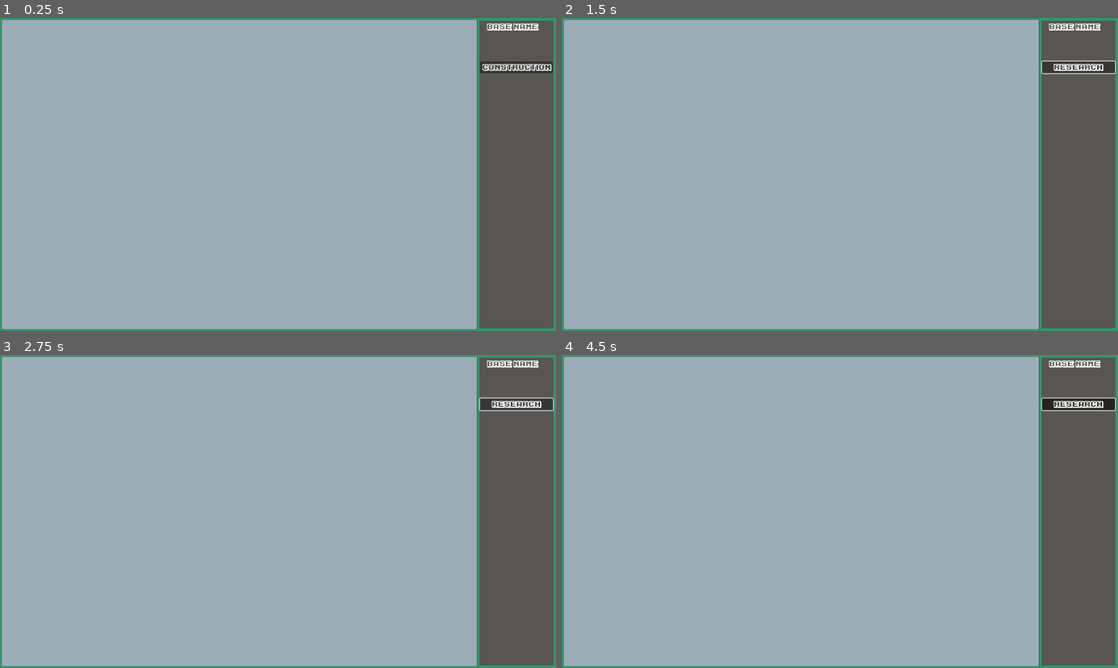
Above: before the commit, frames 1-4 (two rows, left to right).
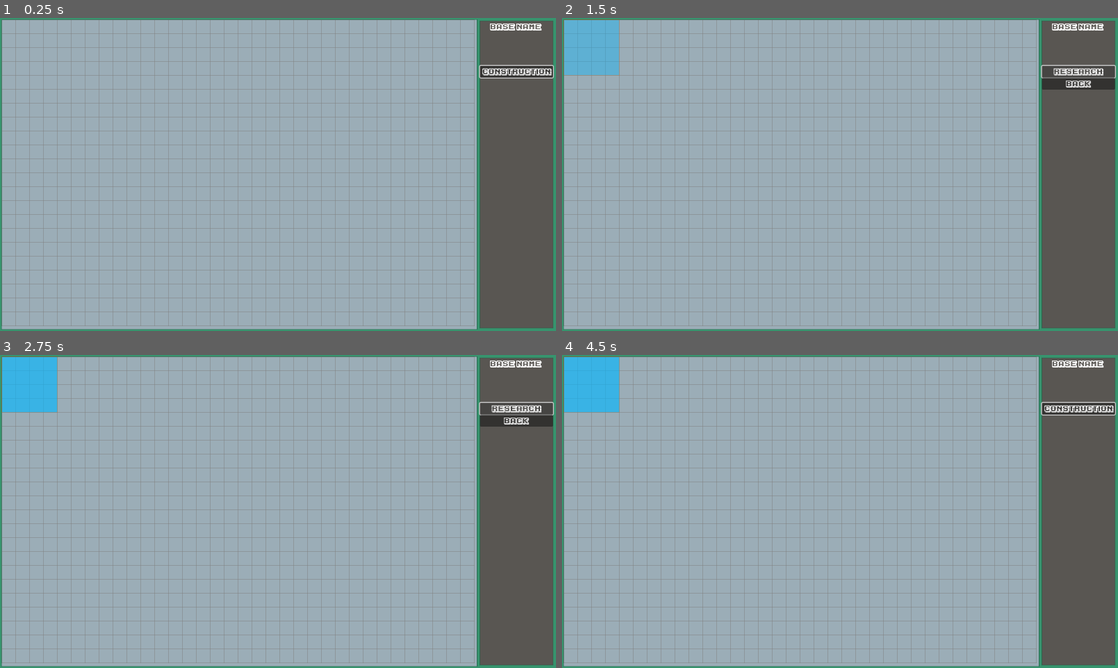
Above: after the commit, the same moments.

Repository: mmyumu/OVNI-godot
Game: Godot game, scene res://base/main.tscn
Two runs of this game, one before a commit and one after it. Both use one fixed random seed, a clock stepped at 60 frames per second and the inputs below. This scene is started directly instead of the project's main scene.
Inputs (mouse positions are in pixels of both pictures, inside the frame that each line leads up to):
- Up to frame 1 (0.25 s): no input
- Up to frame 2 (1.5 s): click "Construction" at 0.5 s; click "Research" at 1.25 s
- Up to frame 3 (2.75 s): click "Research" at 2 s
- Up to frame 4 (4.5 s): click (1079, 420) at 2.75 s, where only the run after the commit has a clickable "Back"; tap Enter at 3.5 s; move the mouse to (962, 495) at 3.52 s; hold Right (move_right) 3.53-4.28 s; hold Space (shoot) 3.53-4.28 s; click (962, 495) at 3.67 s; move the mouse to (728, 527) at 4.27 s; hold Down (move_down) from 4.28 s (still down); tap Space (shoot) at 4.35 s

The runs differ from the first frame. In frame 1, 9.1% of the frame differs, in the area x 0-100%, y 0-99%; in frame 2, 11%; in frame 3, 11%; in frame 4, 11%.

Commit message:
WIP: add base with grid, remove hud, add constructions

Diff:
--- /dev/null
+++ b/base/base.gd
@@ -0,0 +1,45 @@
+@tool
+extends Node2D
+
+@export var width: int = 1088:
+	set(value):
+		width = value
+		queue_redraw()
+
+@export var height: int = 704:
+	set(value):
+		height = value
+		queue_redraw()
+
+@export var grid_step: int = 32:
+	set(value):
+		grid_step = value
+		queue_redraw()
+
+@export var color: Color = Color.WEB_GRAY:
+	set(value):
+		color = value
+		queue_redraw()
+
+@export var thickness: float = 1.0:
+	set(value):
+		thickness = value
+		queue_redraw()
+
+func _draw():
+	draw_grid()
+
+func draw_grid():
+	draw_horizontal_lines()
+	draw_vertical_lines()
+
+func draw_horizontal_lines():
+	for y in range(0, height + 1, grid_step):
+		draw_line(Vector2(0, y), Vector2(width, y), color, thickness)
+
+func draw_vertical_lines():
+	for x in range(0, width + 1, grid_step):
+		draw_line(Vector2(x, 0), Vector2(x, height), color, thickness)
+
+func set_placing(construction: Construction):
+	add_child(construction)
--- /dev/null
+++ b/base/base.tscn
@@ -0,0 +1,6 @@
+[gd_scene load_steps=2 format=3 uid="uid://c3dwtc8rg6rw7"]
+
+[ext_resource type="Script" path="res://base/base.gd" id="1_sx10j"]
+
+[node name="Base" type="Node2D"]
+script = ExtResource("1_sx10j")
--- /dev/null
+++ b/base/base_menu.gd
@@ -0,0 +1,32 @@
+extends Node2D
+
+var research_facility_scene: PackedScene = preload("res://base/constructions/research_facility.tscn")
+
+var last_focus_control
+
+signal construction_selected(construction_scene)
+
+func _ready():
+	display_root_menu()
+
+func _on_construction_pressed():
+	$RootMenu.hide()
+	$ConstructionMenu.show()
+
+	$ConstructionMenu/ResearchFacility.grab_focus()
+#	last_focus_control = $ConstructionMenu/ResearchFacility
+
+func _on_back_pressed():
+	display_root_menu()
+
+func display_root_menu():
+	$RootMenu.show()
+	$ConstructionMenu.hide()
+
+	$RootMenu/Construction.grab_focus()
+	last_focus_control = $RootMenu/Construction
+
+
+func _on_research_facility_pressed():
+	last_focus_control.release_focus()
+	construction_selected.emit(research_facility_scene)
--- /dev/null
+++ b/base/base_menu.tscn
@@ -0,0 +1,36 @@
+[gd_scene load_steps=3 format=3 uid="uid://blpyi1fsj88sf"]
+
+[ext_resource type="Script" path="res://base/base_menu.gd" id="1_btual"]
+[ext_resource type="FontFile" uid="uid://cu1gycbn7rgh1" path="res://fonts/ka1.ttf" id="1_whntg"]
+
+[node name="BaseMenu" type="Node2D"]
+script = ExtResource("1_btual")
+
+[node name="RootMenu" type="Node2D" parent="."]
+
+[node name="Construction" type="Button" parent="RootMenu"]
+offset_right = 168.0
+offset_bottom = 27.0
+theme_override_fonts/font = ExtResource("1_whntg")
+text = "Construction"
+
+[node name="ConstructionMenu" type="Node2D" parent="."]
+
+[node name="ResearchFacility" type="Button" parent="ConstructionMenu"]
+offset_right = 168.0
+offset_bottom = 27.0
+focus_neighbor_bottom = NodePath("../Back")
+theme_override_fonts/font = ExtResource("1_whntg")
+text = "Research"
+
+[node name="Back" type="Button" parent="ConstructionMenu"]
+offset_top = 28.0
+offset_right = 168.0
+offset_bottom = 55.0
+focus_neighbor_top = NodePath("../ResearchFacility")
+theme_override_fonts/font = ExtResource("1_whntg")
+text = "Back"
+
+[connection signal="pressed" from="RootMenu/Construction" to="." method="_on_construction_pressed"]
+[connection signal="pressed" from="ConstructionMenu/ResearchFacility" to="." method="_on_research_facility_pressed"]
+[connection signal="pressed" from="ConstructionMenu/Back" to="." method="_on_back_pressed"]
--- /dev/null
+++ b/base/constructions/construction.gd
@@ -0,0 +1,27 @@
+@tool
+class_name Construction extends Polygon2D
+
+@export var outLine: Color = Color(0,0,0):
+	set(value):
+		outLine = value
+		queue_redraw()
+
+@export var width: float = 2.0:
+	set(value):
+		width = value
+		queue_redraw()
+
+func _draw():
+	var poly = get_polygon()
+	for i in range(1 , poly.size()):
+		draw_line(poly[i-1] , poly[i], outLine , width)
+	draw_line(poly[poly.size() - 1] , poly[0], outLine , width)
+
+func set_placing_mode():
+	# Blink/low opacity?
+	print("placing mode enabled")
+
+func placed():
+	# Stop blinking/strong opacity?
+	# Play construction sound
+	print("placed")
--- /dev/null
+++ b/base/constructions/research_facility.gd
@@ -0,0 +1,2 @@
+@tool
+class_name ResearchFacility extends Construction
--- /dev/null
+++ b/base/constructions/research_facility.tscn
@@ -0,0 +1,11 @@
+[gd_scene load_steps=2 format=3 uid="uid://5rud03wcahv0"]
+
+[ext_resource type="Script" path="res://base/constructions/research_facility.gd" id="1_mb4ni"]
+
+[node name="ResearchFacility" type="Polygon2D"]
+position = Vector2(64, 64)
+color = Color(0, 0.716667, 1, 0.392157)
+polygon = PackedVector2Array(-64, -64, 64, -64, 64, 64, -64, 64)
+script = ExtResource("1_mb4ni")
+outLine = Color(0.784314, 0.435294, 0.223529, 1)
+width = 1.0
--- a/base/hud.gd
+++ /dev/null
@@ -1,12 +0,0 @@
-extends CanvasLayer
-
-
-func _ready():
-	pass # Replace with function body.
-
-func _process(delta):
-	pass
-
-func _on_construction_pressed():
-	$RootMenu.hide()
-	$ConstructionMenu.show()
--- a/base/hud.tscn
+++ /dev/null
@@ -1,42 +0,0 @@
-[gd_scene load_steps=3 format=3 uid="uid://c8febs81nc1bq"]
-
-[ext_resource type="FontFile" uid="uid://cu1gycbn7rgh1" path="res://fonts/ka1.ttf" id="1_88l3s"]
-[ext_resource type="Script" path="res://base/hud.gd" id="1_wwu1t"]
-
-[node name="HUD" type="CanvasLayer"]
-script = ExtResource("1_wwu1t")
-
-[node name="BaseNameLabel" type="Label" parent="."]
-offset_left = 1121.0
-offset_top = 11.0
-offset_right = 1239.0
-offset_bottom = 34.0
-theme_override_fonts/font = ExtResource("1_88l3s")
-text = "Base name"
-
-[node name="RootMenu" type="Node2D" parent="."]
-position = Vector2(1105, 100)
-
-[node name="Construction" type="Button" parent="RootMenu"]
-offset_right = 168.0
-offset_bottom = 27.0
-theme_override_fonts/font = ExtResource("1_88l3s")
-text = "Construction"
-
-[node name="ConstructionMenu" type="Node2D" parent="."]
-visible = false
-position = Vector2(1105, 100)
-
-[node name="ResearchFacility" type="Button" parent="ConstructionMenu"]
-offset_right = 168.0
-offset_bottom = 27.0
-theme_override_fonts/font = ExtResource("1_88l3s")
-text = "Research"
-
-[node name="ResearchFacility2" type="Button" parent="ConstructionMenu"]
-offset_right = 168.0
-offset_bottom = 27.0
-theme_override_fonts/font = ExtResource("1_88l3s")
-text = "Research"
-
-[connection signal="pressed" from="RootMenu/Construction" to="." method="_on_construction_pressed"]
--- /dev/null
+++ b/base/main.gd
@@ -0,0 +1,7 @@
+extends Node
+
+
+func _on_base_menu_construction_selected(construction_scene):
+	var construction = construction_scene.instantiate()
+	construction.set_placing_mode()
+	$Base.set_placing(construction)
--- a/base/main.tscn
+++ b/base/main.tscn
@@ -1,10 +1,28 @@
-[gd_scene load_steps=3 format=3 uid="uid://c486n4h63xkna"]
+[gd_scene load_steps=6 format=3 uid="uid://c486n4h63xkna"]
 
+[ext_resource type="Script" path="res://base/main.gd" id="1_a23l8"]
 [ext_resource type="PackedScene" uid="uid://ch7s01w5lmnap" path="res://base/background.tscn" id="1_fhmdp"]
-[ext_resource type="PackedScene" uid="uid://c8febs81nc1bq" path="res://base/hud.tscn" id="2_p2qqx"]
+[ext_resource type="PackedScene" uid="uid://c3dwtc8rg6rw7" path="res://base/base.tscn" id="3_vl7ke"]
+[ext_resource type="FontFile" uid="uid://cu1gycbn7rgh1" path="res://fonts/ka1.ttf" id="4_yc5lt"]
+[ext_resource type="PackedScene" uid="uid://blpyi1fsj88sf" path="res://base/base_menu.tscn" id="5_20fy7"]
 
 [node name="Main" type="Node"]
+script = ExtResource("1_a23l8")
 
 [node name="Background" parent="." instance=ExtResource("1_fhmdp")]
 
-[node name="HUD" parent="." instance=ExtResource("2_p2qqx")]
+[node name="Base" parent="." instance=ExtResource("3_vl7ke")]
+position = Vector2(5, 5)
+
+[node name="BaseNameLabel" type="Label" parent="."]
+offset_left = 1128.0
+offset_top = 11.0
+offset_right = 1246.0
+offset_bottom = 34.0
+theme_override_fonts/font = ExtResource("4_yc5lt")
+text = "Base name"
+
+[node name="BaseMenu" parent="." instance=ExtResource("5_20fy7")]
+position = Vector2(1105, 110)
+
+[connection signal="construction_selected" from="BaseMenu" to="." method="_on_base_menu_construction_selected"]
